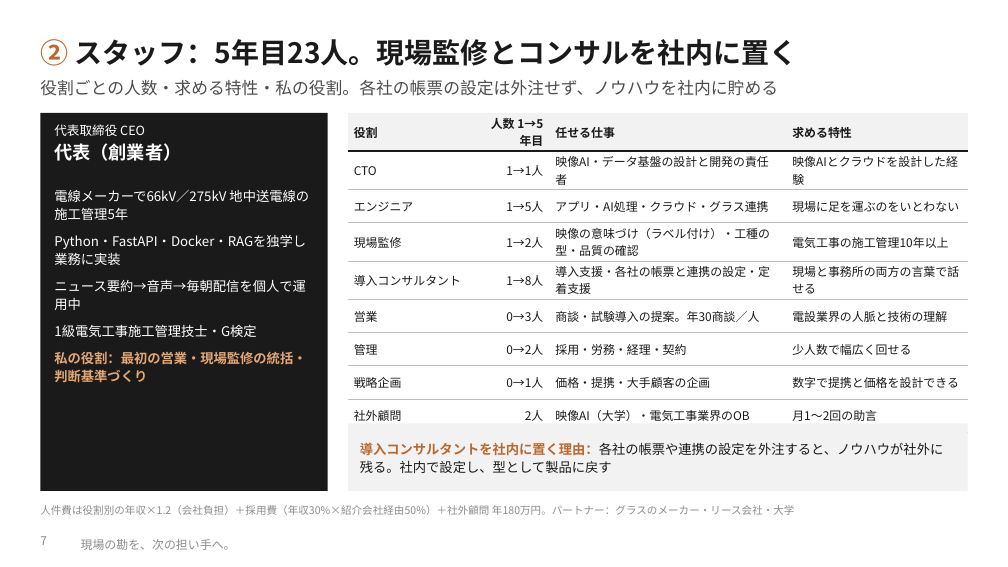
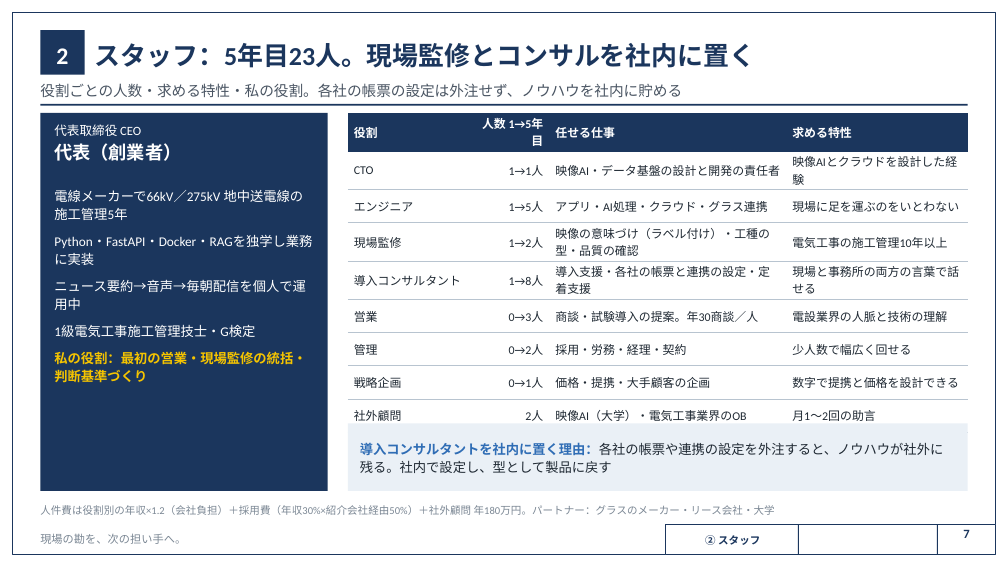
Before and after one commit to SEITOSHIKI/-ai-commute-audio-, a slide deck: slide 7 of deck/カンツギ_事業計画書_16枚版.pptx. Drawn at 1008x567 pixels with LibreOffice and Linux fonts; fonts in the diff are those of the drawing; background and template pictures are left out. Boxes give left, top, right and bottom in pixels: in the first picture for what was removed or moved away, otherwise in the second. Text is boxed around its words. In the diff, an @@ line names an element or a change of style, - is before the commit and + after.

```diff
--- a/deck/カンツギ_事業計画書_16枚版.pptx
+++ b/deck/カンツギ_事業計画書_16枚版.pptx
@@ rectangle added at (12, 12, 996, 554), outline #1B365D 0.75 pt @@
@@ rectangle added at (40, 30, 85, 75), fill #1B365D @@
@@ text added at (56, 48, 68, 64), 17 pt, text #FFFFFF, bold @@
+2
@@ text at (95, 43, 755, 68): text changed; size 20 to 18.5 pt; font Noto Sans CJK JP to Calibri; text colour #1A1A1A to #1B365D @@
-② スタッフ：5年目23人。現場監修とコンサルを社内に置く
+スタッフ：5年目23人。現場監修とコンサルを社内に置く
@@ text "役割ごとの人数・求める特性・私の役割。各社の帳票の設定は外注せず、ノウハウを社内に貯める" at (40, 83, 682, 97): size 12 to 10.5 pt, font Noto Sans CJK JP to Calibri, text colour #4D4D4D to #4A5563 @@
@@ rectangle at (40, 113, 328, 491): fill #1A1A1A to #1B365D @@
@@ line added from (40, 105) to (968, 105), #1B365D 1.25 pt @@
@@ table at (348, 113, 968, 425) @@
@@ fill #F2F2F2 to #1B365D in row 1 @@
@@ font Noto Sans CJK JP to Calibri, text colour #1A1A1A to #1F2933 @@
@@ text colour #1A1A1A to #FFFFFF in "役割", "人数 1→5年目", "任せる仕事", "求める特性" @@
@@ borders changed @@
@@ text "代表取締役 CEO" at (54, 124, 181, 161): font Noto Sans CJK JP to Calibri @@
@@ text "電線メーカーで66kV／275kV 地中送電線の施工管理5年" at (54, 190, 306, 383): font Noto Sans CJK JP to Calibri; text colour #E3A774 to #F5C400 in "私の役割：最初の営業・現場監修の統括・判断基準づくり" @@
@@ rectangle at (348, 423, 968, 491): fill #F2F2F2 to #EAF0F6 @@
@@ text "導入コンサルタントを社内に置く理由：各社の帳票や連携の設定を外注すると、ノウハウが社外に残る。社内で設定し、型として製品 ..." at (360, 442, 943, 473): font Noto Sans CJK JP to Calibri; text colour #B8692E to #2F6DB5, text colour #1A1A1A to #1F2933 in "導入コンサルタントを社内に置く理由：各社の帳票や連携の設定を外注すると、ノウハウが社外に残る。社内で設定し、型として製品 ..." @@
@@ text "人件費は役割別の年収×1.2（会社負担）＋採用費（年収30%×紹介会社経由50%）＋社外顧問 年180万円。パートナー： ..." at (40, 505, 775, 515): font Noto Sans CJK JP to Calibri, text colour #8C8C8C to #7B8794 @@
@@ text "現場の勘を、次の担い手へ。": place and size @@
-text "現場の勘を、次の担い手へ。" at (81, 539, 236, 550)
+text "現場の勘を、次の担い手へ。" at (40, 533, 186, 544)
@@ text "現場の勘を、次の担い手へ。" at (40, 533, 186, 544): size 8.5 to 8 pt, font Noto Sans CJK JP to Calibri, text colour #8C8C8C to #7B8794 @@
@@ rectangle added at (665, 524, 996, 554), fill #FFFFFF, outline #1B365D 0.75 pt @@
@@ text added at (705, 535, 760, 545), 7.5 pt, text #1B365D, bold @@
+② スタッフ
@@ line added from (798, 524) to (798, 554), #1B365D 0.75 pt @@
@@ page number: place and size @@
-page number at (40, 536, 47, 545)
+page number at (963, 529, 969, 538)
@@ page number at (963, 529, 969, 538): size 8.5 to 9 pt, font Noto Sans CJK JP to Calibri, text colour #8C8C8C to #1B365D, bold on; alignment left to centre @@
@@ line added from (937, 524) to (937, 554), #1B365D 0.75 pt @@
```
Also in this commit, not shown: 15 other slides changed, 19 other files.
